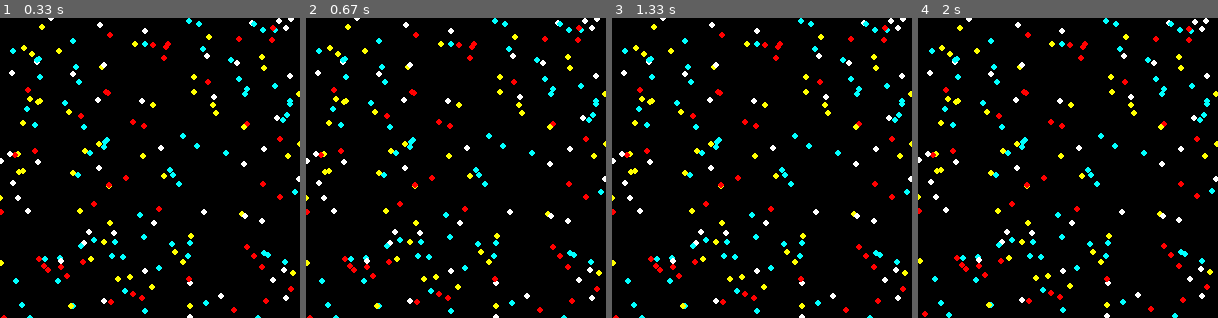
Above: before the commit, frames 1-4 (left to right).
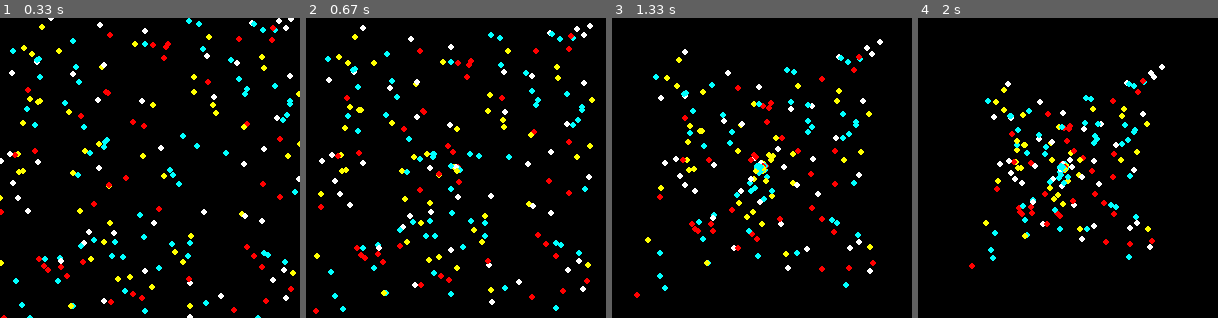
Above: after the commit, the same moments.

Repository: Nikhil-Singla/the-dev-dossier
Game: pygame game, started from game_dev/lifeSystemProgramming.py
The game is run twice, just before and just after one commit, with the same random seed, the same clock (stepped at 60 frames per second) and the same inputs.
Inputs:
- Up to frame 1 (0.33 s): no input
- Up to frame 2 (0.67 s): hold C from 0.33 s (still down); hold A from 0.33 s (still down)
- Up to frame 3 (1.33 s): release C at 0.87 s; release A at 0.87 s
- Up to frame 4 (2 s): hold S 1.47-1.93 s

Frame 1 is identical in both runs. In frame 2, 9.8% of the frame differs, in the area x 0-100%, y 0-100%; in frame 3, 9.0%; in frame 4, 8.7%.

Commit message:
Print average position of particles

Diff:
--- a/game_dev/lifeSystemProgramming.py
+++ b/game_dev/lifeSystemProgramming.py
@@ -33,7 +33,7 @@
 pushRadius = 20             ## Radius for mouse pushing
 particleCap = 200           ## Max Particle
 sizeCircle = 3              ## Size of the particles
-g = -0.0002                 ## Designated automatic gravity
+g = -0.0002                 ## Designated automatic gravity (Attraction)
 
 class funcTimer():
     def __init__(self):
@@ -59,16 +59,16 @@
         dist = sqrt(dx*dx + dy*dy + 0.1)    ## Distance between particles, can never be 0
         dx /= dist                          ## Unit Vector Form of X Cordinate
         dy /= dist                          ## Unit Vector Form of Y Cordiate
-        diff = dist - radius                ## Difference between
+        diff = radius - dist                ## Difference between
         ## In Vector Theory, Finding v / |v| and then using this unit vector and adding it to base one.
         if diff > 0:
-        ## Attraction Force with gravity when g > 0
+        ## Repulsion Force with gravity when g > 0
             self.x += diff*dx*g
             self.y += diff*dy*g
-        ## Repulsion Force with gravity when g < 0
+        ## Attraction Force with gravity when g < 0
 
     def centralize(self):
-        self.push([int(length/2), int(breadth/2)], max(length, breadth), 0.02)
+        self.push([int(length/2), int(breadth/2)], max(length, breadth), -0.02)
 
 ## Reference Move Function Code
 """def move(particle1, particle2, g):
@@ -103,6 +103,16 @@
         for j in range(len(list)):
             list[i].push(list[j].coords, max(length, breadth), g)
 
+def average(list):
+    sumx = 0
+    sumy = 0
+    for i in range(len(list)):
+        sumx += list[i].x
+        sumy += list[i].y
+    sumx /= len(list)
+    sumy /= len(list)
+    print(round(sumx,2), round(sumy,2))
+
 keyC = False
 moveFunc = False
 gameState = True        ## Game Running
@@ -125,6 +135,8 @@
                 moveFunc = not moveFunc             ## Start the move function simulation
             if event.key == pygame.K_c:
                 keyC = not keyC
+            if event.key == pygame.K_a:
+                average(list_P)
 
         elif event.type == pygame.MOUSEBUTTONUP:    ## IF clicked
             pos = pygame.mouse.get_pos()            ## Get mouse position
